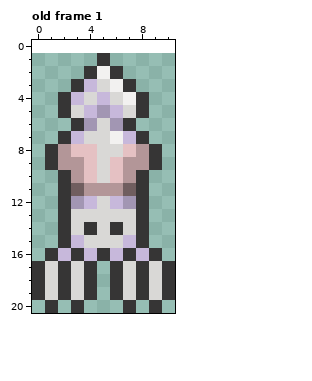
File history of a animated GIF sprite, assets/enemies/221.gif. That is the earlier state.
The file is 22x40 pixels, drawn in blocks of 2x2; one block is one cell here. Shown: old frame 1. The old version is drawn lined up with the new one, on the new canvas. The commit also changed other frames, which this record leaves out.
The result:
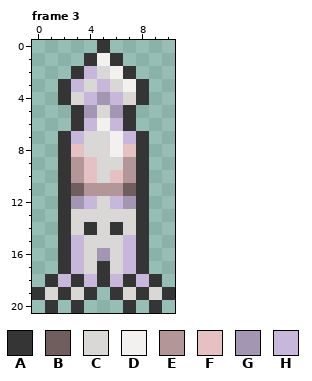
Palette (. is transparent): A #363535  B #705e5f  C #d9d8d6  D #f2f1f0  E #b39698  F #e5c1c3  G #a296b3  H #c7b8db
A new or re-ordered frame is compared with the old frame closest to it.
Difference:
{"change": "canvas 11x20 -> 11x21, the old top-left corner now at 0,1"}
{"change": "frames 1 -> 8"}
{"where": "frame 3 is new; against old frame 1"}
{"frame":3,"y":0,"x":5,"old":".","new":"A"}
{"frame":3,"y":1,"x":4,"old":".A.","new":"ADA"}
{"frame":3,"y":2,"x":3,"old":".ADA.","new":"AHCDA"}
{"frame":3,"y":3,"x":2,"old":".AHCDA.","new":"AHCHCDA"}
{"frame":3,"y":4,"x":3,"old":"HCHCD","new":"CHGHC"}
{"frame":3,"y":5,"x":2,"old":"ACHGHCA","new":".AGCGA."}
{"frame":3,"y":6,"x":4,"old":"GCG","new":"HDH"}
{"frame":3,"y":8,"x":1,"old":"AE","new":".A"}
{"frame":3,"y":8,"x":4,"old":"F","new":"C"}
{"frame":3,"y":8,"x":6,"old":"C","new":"D"}
{"frame":3,"y":8,"x":8,"old":"EA","new":"A."}
{"frame":3,"y":9,"x":1,"old":"AE","new":".A"}
{"frame":3,"y":9,"x":6,"old":"F","new":"C"}
{"frame":3,"y":9,"x":8,"old":"EA","new":"A."}
{"frame":3,"y":16,"x":1,"old":"AHAHAHAHA","new":".AHCGCHA."}
{"frame":3,"y":17,"x":0,"old":"AC","new":".."}
{"frame":3,"y":17,"x":3,"old":"CA.AC","new":"HCACH"}
{"frame":3,"y":17,"x":9,"old":"CA","new":".."}
{"frame":3,"y":18,"x":0,"old":"ACACA.ACACA","new":".AHAHAHAHA."}
{"label":"changed","picture_box":[45,40,162,170]}
{"label":"changed","picture_box":[32,248,175,287]}
